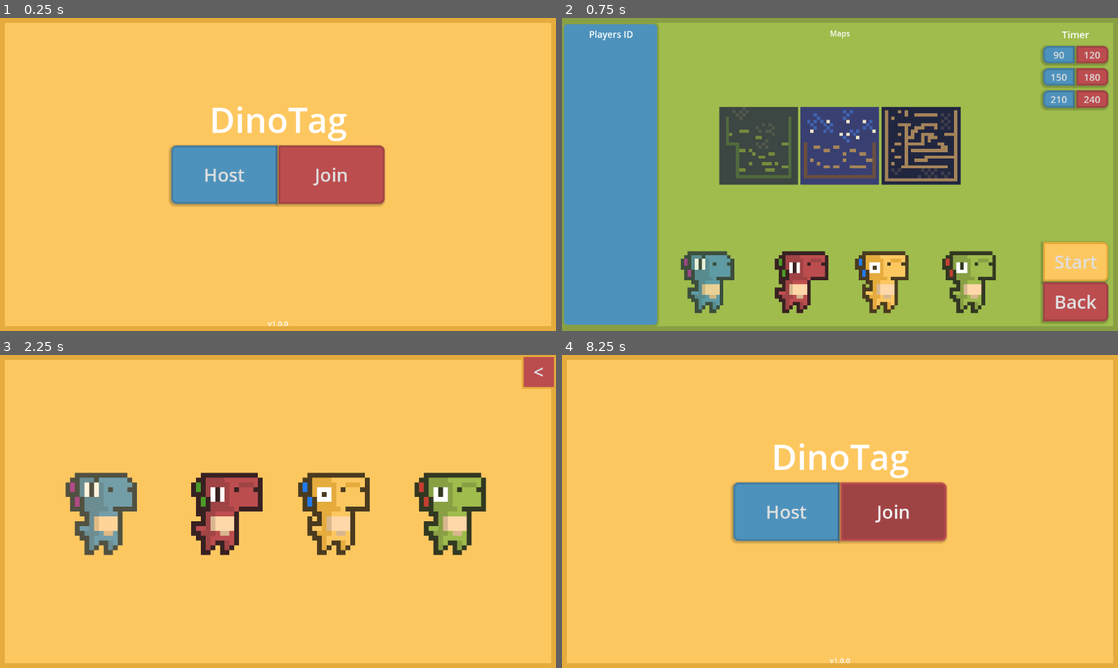
Above: before the commit, frames 1-4 (two rows, left to right).
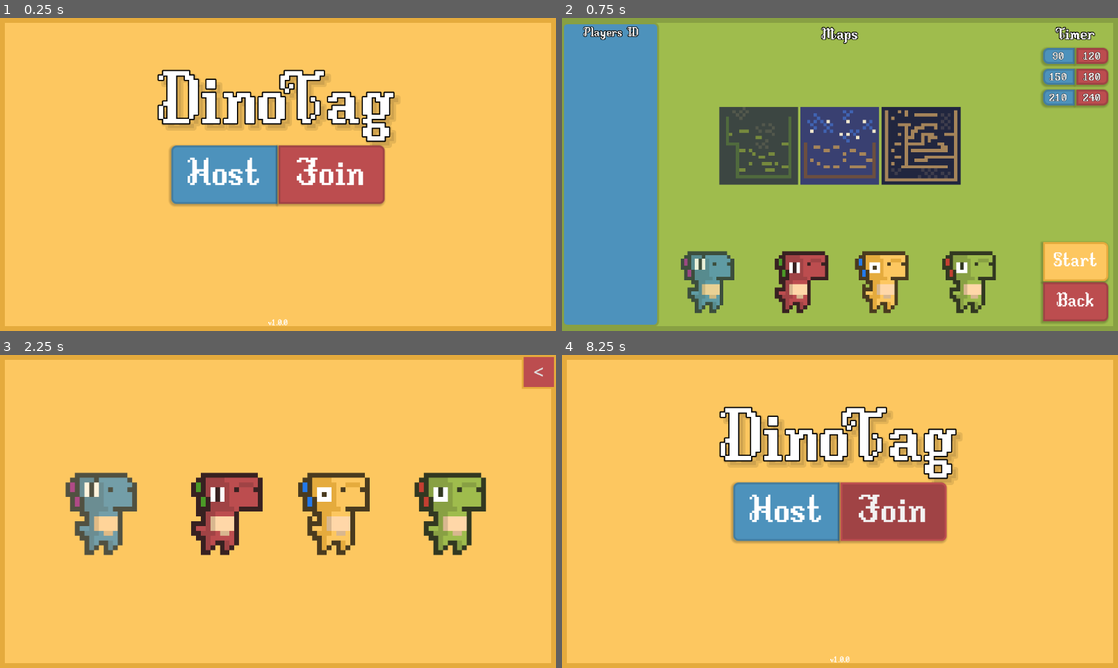
Above: after the commit, the same moments.

Repository: miladrezvani/DinoTag
Game: Godot game, scene res://scenes/menu/main.tscn
The game is run twice, just before and just after one commit, with the same random seed, the same clock (stepped at 60 frames per second) and the same inputs.
Inputs (mouse positions are in pixels of both pictures, inside the frame that each line leads up to):
- Up to frame 1 (0.25 s): no input
- Up to frame 2 (0.75 s): click "Host" at 0.5 s
- Up to frame 3 (2.25 s): click "Back" at 1.25 s; click "Join" at 2 s
- Up to frame 4 (8.25 s): click "<" at 2.75 s; tap Enter at 3.5, 5, 6.5 s; move the mouse to (962, 495) at 3.52 s; hold Up (up) 3.53-5.03 s; tap Space at 4.25, 5.75, 7.25 s; move the mouse to (728, 527) at 4.27 s; move the mouse to (895, 442) at 5.02 s; move the mouse to (812, 574) at 5.77 s; hold Up (up) 5.78-7.28 s; move the mouse to (1006, 558) at 6.52 s; move the mouse to (673, 464) at 7.27 s; tap Up (up) at 7.52 s; move the mouse to (867, 511) at 8.02 s; hold Up (up) from 8.03 s (still down)

The runs differ from the first frame. In frame 1, 7.3% of the frame differs, in the area x 28-72%, y 16-99%; in frame 2, 2.1%; in frame 3, nothing differs; in frame 4, 7.3%.

Commit message:
add fonts

Diff:
--- a/scenes/menu/host.tscn
+++ b/scenes/menu/host.tscn
@@ -1,8 +1,9 @@
-[gd_scene load_steps=26 format=3 uid="uid://dhm5dlyn1ie2m"]
+[gd_scene load_steps=31 format=3 uid="uid://dhm5dlyn1ie2m"]
 
 [ext_resource type="Script" uid="uid://cr6hgus04mcbw" path="res://scripts/hostMenu.gd" id="1_bepqs"]
 [ext_resource type="Texture2D" uid="uid://d0tck07jk2447" path="res://assets/maps/Button-maps.png" id="2_8rdf3"]
 [ext_resource type="PackedScene" uid="uid://cx551yw7quygb" path="res://scenes/menu/characterSelection.tscn" id="2_pa6ly"]
+[ext_resource type="FontFile" uid="uid://cfpsvwijrijkw" path="res://assets/fonts/BirchLeaf.ttf" id="2_yy554"]
 
 [sub_resource type="StyleBoxFlat" id="StyleBoxFlat_3h1cm"]
 bg_color = Color(0.623529, 0.737255, 0.301961, 1)
@@ -83,6 +84,16 @@
 shadow_size = 5
 shadow_offset = Vector2(-2, 2)
 
+[sub_resource type="LabelSettings" id="LabelSettings_0rx4c"]
+font = ExtResource("2_yy554")
+font_size = 32
+outline_size = 5
+outline_color = Color(0, 0, 0, 1)
+
+[sub_resource type="FontVariation" id="FontVariation_yy554"]
+base_font = ExtResource("2_yy554")
+spacing_top = 5
+
 [sub_resource type="StyleBoxFlat" id="StyleBoxFlat_u1tco"]
 bg_color = Color(0.262745, 0.490196, 0.627451, 1)
 border_width_left = 4
@@ -121,6 +132,10 @@
 shadow_color = Color(0, 0, 0, 0.219608)
 shadow_size = 5
 shadow_offset = Vector2(-2, 2)
+
+[sub_resource type="FontVariation" id="FontVariation_0rx4c"]
+base_font = ExtResource("2_yy554")
+spacing_top = 5
 
 [sub_resource type="StyleBoxFlat" id="StyleBoxFlat_6x0a8"]
 bg_color = Color(0.262745, 0.490196, 0.627451, 1)
@@ -230,6 +245,12 @@
 corner_radius_bottom_left = 10
 shadow_color = Color(0, 0, 0, 0.219608)
 shadow_offset = Vector2(-2, 2)
+
+[sub_resource type="LabelSettings" id="LabelSettings_yy554"]
+font = ExtResource("2_yy554")
+font_size = 24
+outline_size = 5
+outline_color = Color(0, 0, 0, 1)
 
 [node name="Host" type="Control"]
 layout_mode = 3
@@ -267,6 +288,8 @@
 [node name="Start" type="Button" parent="VBoxContainer"]
 layout_mode = 2
 size_flags_vertical = 3
+theme_override_colors/font_color = Color(1, 1, 1, 1)
+theme_override_fonts/font = ExtResource("2_yy554")
 theme_override_font_sizes/font_size = 38
 theme_override_styles/focus = SubResource("StyleBoxFlat_hxwy3")
 theme_override_styles/hover = SubResource("StyleBoxFlat_0rx4c")
@@ -277,6 +300,8 @@
 [node name="Back" type="Button" parent="VBoxContainer"]
 layout_mode = 2
 size_flags_vertical = 3
+theme_override_colors/font_color = Color(1, 1, 1, 1)
+theme_override_fonts/font = ExtResource("2_yy554")
 theme_override_font_sizes/font_size = 38
 theme_override_styles/focus = SubResource("StyleBoxFlat_vwhbu")
 theme_override_styles/hover = SubResource("StyleBoxFlat_bepqs")
@@ -298,8 +323,10 @@
 
 [node name="Timer" type="Label" parent="VBoxTimer"]
 layout_mode = 2
+size_flags_vertical = 3
 theme_override_font_sizes/font_size = 20
 text = "Timer"
+label_settings = SubResource("LabelSettings_0rx4c")
 horizontal_alignment = 1
 vertical_alignment = 1
 
@@ -310,7 +337,9 @@
 [node name="timer90" type="Button" parent="VBoxTimer/HBoxContainer"]
 layout_mode = 2
 size_flags_horizontal = 3
-size_flags_vertical = 3
+theme_override_colors/font_color = Color(1, 1, 1, 1)
+theme_override_constants/outline_size = 2
+theme_override_fonts/font = SubResource("FontVariation_yy554")
 theme_override_font_sizes/font_size = 20
 theme_override_styles/focus = SubResource("StyleBoxFlat_u1tco")
 theme_override_styles/hover = SubResource("StyleBoxFlat_1j8hd")
@@ -321,7 +350,9 @@
 [node name="timer120" type="Button" parent="VBoxTimer/HBoxContainer"]
 layout_mode = 2
 size_flags_horizontal = 3
-size_flags_vertical = 3
+theme_override_colors/font_color = Color(1, 1, 1, 1)
+theme_override_constants/outline_size = 2
+theme_override_fonts/font = SubResource("FontVariation_0rx4c")
 theme_override_font_sizes/font_size = 20
 theme_override_styles/focus = SubResource("StyleBoxFlat_pa6ly")
 theme_override_styles/hover = SubResource("StyleBoxFlat_bepqs")
@@ -337,6 +368,9 @@
 layout_mode = 2
 size_flags_horizontal = 3
 size_flags_vertical = 3
+theme_override_colors/font_color = Color(1, 1, 1, 1)
+theme_override_constants/outline_size = 2
+theme_override_fonts/font = SubResource("FontVariation_yy554")
 theme_override_font_sizes/font_size = 20
 theme_override_styles/focus = SubResource("StyleBoxFlat_u1tco")
 theme_override_styles/hover = SubResource("StyleBoxFlat_6x0a8")
@@ -348,6 +382,9 @@
 layout_mode = 2
 size_flags_horizontal = 3
 size_flags_vertical = 3
+theme_override_colors/font_color = Color(1, 1, 1, 1)
+theme_override_constants/outline_size = 2
+theme_override_fonts/font = SubResource("FontVariation_yy554")
 theme_override_font_sizes/font_size = 20
 theme_override_styles/focus = SubResource("StyleBoxFlat_pa6ly")
 theme_override_styles/hover = SubResource("StyleBoxFlat_bepqs")
@@ -363,6 +400,9 @@
 layout_mode = 2
 size_flags_horizontal = 3
 size_flags_vertical = 3
+theme_override_colors/font_color = Color(1, 1, 1, 1)
+theme_override_constants/outline_size = 2
+theme_override_fonts/font = SubResource("FontVariation_yy554")
 theme_override_font_sizes/font_size = 20
 theme_override_styles/focus = SubResource("StyleBoxFlat_u1tco")
 theme_override_styles/hover = SubResource("StyleBoxFlat_pgy7j")
@@ -374,6 +414,9 @@
 layout_mode = 2
 size_flags_horizontal = 3
 size_flags_vertical = 3
+theme_override_colors/font_color = Color(1, 1, 1, 1)
+theme_override_constants/outline_size = 2
+theme_override_fonts/font = SubResource("FontVariation_yy554")
 theme_override_font_sizes/font_size = 20
 theme_override_styles/focus = SubResource("StyleBoxFlat_pa6ly")
 theme_override_styles/hover = SubResource("StyleBoxFlat_bepqs")
@@ -397,6 +440,7 @@
 size_flags_vertical = 3
 text = "Maps
 "
+label_settings = SubResource("LabelSettings_0rx4c")
 horizontal_alignment = 1
 
 [node name="HBoxContainer" type="HBoxContainer" parent="VBoxContainer2"]
@@ -444,8 +488,8 @@
 offset_top = 20.0
 offset_right = 198.0
 offset_bottom = 633.0
-theme_override_font_sizes/font_size = 19
 text = "Players ID"
+label_settings = SubResource("LabelSettings_yy554")
 horizontal_alignment = 1
 
 [node name="CharacterSelection" parent="." instance=ExtResource("2_pa6ly")]
--- a/scenes/menu/join.tscn
+++ b/scenes/menu/join.tscn
@@ -1,7 +1,8 @@
-[gd_scene load_steps=8 format=3 uid="uid://ds8x6oe3f5qir"]
+[gd_scene load_steps=9 format=3 uid="uid://ds8x6oe3f5qir"]
 
 [ext_resource type="Script" uid="uid://be88c6rj4l8g3" path="res://scripts/joinMenu.gd" id="1_t0nfr"]
 [ext_resource type="PackedScene" uid="uid://cx551yw7quygb" path="res://scenes/menu/characterSelection.tscn" id="2_71f3q"]
+[ext_resource type="FontFile" uid="uid://cfpsvwijrijkw" path="res://assets/fonts/BirchLeaf.ttf" id="2_aumyt"]
 
 [sub_resource type="StyleBoxFlat" id="StyleBoxFlat_kvpep"]
 bg_color = Color(0.992157, 0.780392, 0.376471, 1)
@@ -87,7 +88,10 @@
 offset_bottom = -35.0
 grow_horizontal = 2
 grow_vertical = 0
-theme_override_font_sizes/font_size = 20
+theme_override_colors/font_color = Color(1, 1, 1, 1)
+theme_override_colors/font_shadow_color = Color(0, 0, 0, 0.0980392)
+theme_override_fonts/font = ExtResource("2_aumyt")
+theme_override_font_sizes/font_size = 30
 
 [node name="CharacterSelection" parent="." instance=ExtResource("2_71f3q")]
 layout_mode = 1
--- a/scenes/menu/main.tscn
+++ b/scenes/menu/main.tscn
@@ -1,6 +1,7 @@
-[gd_scene load_steps=10 format=3 uid="uid://dcbv8pq4fteko"]
+[gd_scene load_steps=14 format=3 uid="uid://dcbv8pq4fteko"]
 
 [ext_resource type="Script" uid="uid://b1ilttisngpj6" path="res://scripts/mainMenu.gd" id="1_rrmte"]
+[ext_resource type="FontFile" uid="uid://cfpsvwijrijkw" path="res://assets/fonts/BirchLeaf.ttf" id="3_ynvfx"]
 
 [sub_resource type="StyleBoxFlat" id="StyleBoxFlat_omghv"]
 bg_color = Color(0.992157, 0.780392, 0.376471, 1)
@@ -9,6 +10,19 @@
 border_width_right = 10
 border_width_bottom = 10
 border_color = Color(0.898039, 0.670588, 0.239216, 1)
+
+[sub_resource type="LabelSettings" id="LabelSettings_omghv"]
+font = ExtResource("3_ynvfx")
+font_size = 144
+outline_size = 10
+outline_color = Color(0, 0, 0, 1)
+shadow_size = 20
+shadow_color = Color(0, 0, 0, 0.0980392)
+shadow_offset = Vector2(10, 10)
+
+[sub_resource type="FontVariation" id="FontVariation_omghv"]
+base_font = ExtResource("3_ynvfx")
+spacing_top = 5
 
 [sub_resource type="StyleBoxFlat" id="StyleBoxFlat_gmxck"]
 bg_color = Color(0.6, 0.6, 0.6, 0)
@@ -38,6 +52,10 @@
 shadow_color = Color(0, 0, 0, 0.219608)
 shadow_size = 5
 shadow_offset = Vector2(-2, 2)
+
+[sub_resource type="FontVariation" id="FontVariation_r8hr5"]
+base_font = ExtResource("3_ynvfx")
+spacing_top = 5
 
 [sub_resource type="StyleBoxFlat" id="StyleBoxFlat_ec7jh"]
 bg_color = Color(0.6, 0.6, 0.6, 0)
@@ -101,16 +119,20 @@
 
 [node name="Title" type="Label" parent="."]
 layout_mode = 1
-anchors_preset = 5
+anchors_preset = 8
 anchor_left = 0.5
+anchor_top = 0.5
 anchor_right = 0.5
-offset_left = -142.5
-offset_top = 161.0
-offset_right = 142.5
-offset_bottom = 260.0
+anchor_bottom = 0.5
+offset_left = -243.0
+offset_top = -214.0
+offset_right = 243.0
+offset_bottom = -70.0
 grow_horizontal = 2
-theme_override_font_sizes/font_size = 72
+grow_vertical = 2
+theme_override_font_sizes/font_size = 144
 text = "DinoTag"
+label_settings = SubResource("LabelSettings_omghv")
 horizontal_alignment = 1
 vertical_alignment = 1
 
@@ -132,7 +154,9 @@
 [node name="Host" type="Button" parent="HBoxContainer"]
 layout_mode = 2
 size_flags_horizontal = 3
-theme_override_font_sizes/font_size = 38
+theme_override_colors/font_color = Color(1, 1, 1, 1)
+theme_override_fonts/font = SubResource("FontVariation_omghv")
+theme_override_font_sizes/font_size = 76
 theme_override_styles/focus = SubResource("StyleBoxFlat_gmxck")
 theme_override_styles/hover = SubResource("StyleBoxFlat_r8hr5")
 theme_override_styles/pressed = SubResource("StyleBoxFlat_r8hr5")
@@ -142,7 +166,9 @@
 [node name="Join" type="Button" parent="HBoxContainer"]
 layout_mode = 2
 size_flags_horizontal = 3
-theme_override_font_sizes/font_size = 38
+theme_override_colors/font_color = Color(1, 1, 1, 1)
+theme_override_fonts/font = SubResource("FontVariation_r8hr5")
+theme_override_font_sizes/font_size = 76
 theme_override_styles/focus = SubResource("StyleBoxFlat_ec7jh")
 theme_override_styles/hover = SubResource("StyleBoxFlat_ynvfx")
 theme_override_styles/pressed = SubResource("StyleBoxFlat_box2j")
@@ -162,6 +188,7 @@
 offset_bottom = -4.0
 grow_horizontal = 2
 grow_vertical = 0
+theme_override_fonts/font = ExtResource("3_ynvfx")
 theme_override_font_sizes/font_size = 15
 text = "v1.0.0"
 horizontal_alignment = 1
--- a/scenes/player.tscn
+++ b/scenes/player.tscn
@@ -1,7 +1,8 @@
-[gd_scene load_steps=79 format=3 uid="uid://bgfm78ircoc56"]
+[gd_scene load_steps=82 format=3 uid="uid://bgfm78ircoc56"]
 
 [ext_resource type="Texture2D" uid="uid://8g0ih0eo3yle" path="res://assets/players/DinoSprites - doux.png" id="1_r7o6q"]
 [ext_resource type="PackedScene" uid="uid://wegp82yyspj2" path="res://scenes/components/gravityComponents.tscn" id="3_0nhcl"]
+[ext_resource type="FontFile" uid="uid://cfpsvwijrijkw" path="res://assets/fonts/BirchLeaf.ttf" id="3_jej6c"]
 [ext_resource type="Texture2D" uid="uid://bifsfnht7aptu" path="res://assets/players/DinoSprites - mort.png" id="3_smehm"]
 [ext_resource type="Script" uid="uid://c2m6nv4sf8i1n" path="res://scripts/player.gd" id="3_uc3qm"]
 [ext_resource type="PackedScene" uid="uid://m7mq1pwo6t1b" path="res://scenes/components/inputComponent.tscn" id="4_uc3qm"]
@@ -21,8 +22,20 @@
 width = 500
 height = 650
 
+[sub_resource type="LabelSettings" id="LabelSettings_f1ej7"]
+font = ExtResource("3_jej6c")
+font_size = 32
+outline_size = 5
+outline_color = Color(0, 0, 0, 1)
+
+[sub_resource type="LabelSettings" id="LabelSettings_jej6c"]
+font = ExtResource("3_jej6c")
+font_size = 104
+outline_size = 5
+outline_color = Color(0, 0, 0, 1)
+
 [sub_resource type="CapsuleShape2D" id="CapsuleShape2D_y4r1p"]
-radius = 4.0
+radius = 5.0
 height = 16.0
 
 [sub_resource type="AtlasTexture" id="AtlasTexture_uc3qm"]
@@ -602,6 +615,7 @@
 offset_bottom = 23.0
 grow_horizontal = 2
 theme_override_font_sizes/font_size = 20
+label_settings = SubResource("LabelSettings_f1ej7")
 
 [node name="WaitTimer" type="Label" parent="CanvasLayer"]
 anchors_preset = 8
@@ -615,7 +629,7 @@
 offset_bottom = 11.5
 grow_horizontal = 2
 grow_vertical = 2
-theme_override_font_sizes/font_size = 104
+label_settings = SubResource("LabelSettings_jej6c")
 
 [node name="AreaDetector" type="Area2D" parent="."]
 
Binary file added: assets/fonts/BirchLeaf.ttf
Not shown, added: assets/fonts/BirchLeaf.ttf.import
Binary file added: assets/fonts/Neutrino.ttf
Not shown, added: assets/fonts/Neutrino.ttf.import
Binary file added: assets/fonts/OwreKynge.ttf
Not shown, added: assets/fonts/OwreKynge.ttf.import
Binary file added: assets/fonts/eyeclipse.ttf
Not shown, added: assets/fonts/eyeclipse.ttf.import
